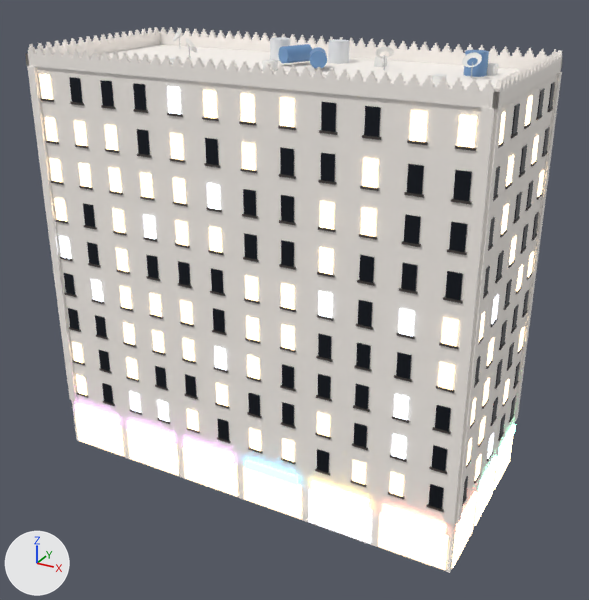
The FBX model assets/riyadh/SM_RiyadhBlock_03.fbx: old version first, new version second.
Camera for both pictures: a camera (50 mm lens) standing at (34.0, -60.7, 47.0) and looking at (1.0, -0.7, 17.1). The axes (+X, +Y, +Z) are drawn at lower left. The lights are the same throughout. The picture after the commit comes second.

In view in the first picture: 'SM_RiyadhBlock_03'.
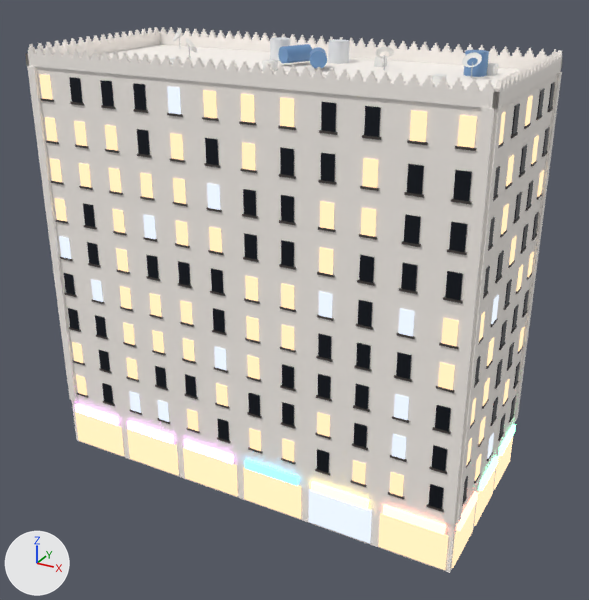
What differs and where, as boxes [x1, y1, x2, y2] in the pictures (589 x 600 px):
'SM_RiyadhBlock_03', recoloured, surface changed: [32, 66, 550, 572] in both

The change, as a diff of the scene's bpy script:
```diff
--- a/assets/riyadh/SM_RiyadhBlock_03.fbx.py
+++ b/assets/riyadh/SM_RiyadhBlock_03.fbx.py
@@ mat_m_win_litwarm @@
 mat_m_win_litwarm = principled_material('M_Win_LitWarm')
-mat_m_win_litwarm.base_color = (0.9, 0.7, 0.45)  # beige #f3dab3
+mat_m_win_litwarm.base_color = (0.25, 0.18, 0.12)  # brown #897661
 mat_m_win_litwarm.emission_color = (1.0, 0.72, 0.42)  # beige #ffddad
-mat_m_win_litwarm.emission_strength = 3.0
+mat_m_win_litwarm.emission_strength = 1.1
@@ mat_m_shopsign_0 @@
 mat_m_shopsign_0.emission_color = (0.1, 0.6, 1.0)  # blue #59cbff
-mat_m_shopsign_0.emission_strength = 8.0
+mat_m_shopsign_0.emission_strength = 4.0
@@ mat_m_win_litcool @@
 mat_m_win_litcool.emission_color = (0.8, 0.88, 1.0)  # pale blue #e7f1ff
-mat_m_win_litcool.emission_strength = 2.5
+mat_m_win_litcool.emission_strength = 0.9
@@ mat_m_shopsign_3 @@
 mat_m_shopsign_3.emission_color = (1.0, 0.8, 0.2)  # yellow #ffe77c
-mat_m_shopsign_3.emission_strength = 8.0
+mat_m_shopsign_3.emission_strength = 4.0
@@ mat_m_shopsign_1 @@
 mat_m_shopsign_1.emission_color = (1.0, 0.3, 0.2)  # red #ff957c
-mat_m_shopsign_1.emission_strength = 8.0
+mat_m_shopsign_1.emission_strength = 4.0
@@ mat_m_shopsign_2 @@
 mat_m_shopsign_2.emission_color = (0.2, 1.0, 0.5)  # green #7cffbc
-mat_m_shopsign_2.emission_strength = 8.0
+mat_m_shopsign_2.emission_strength = 4.0
```
